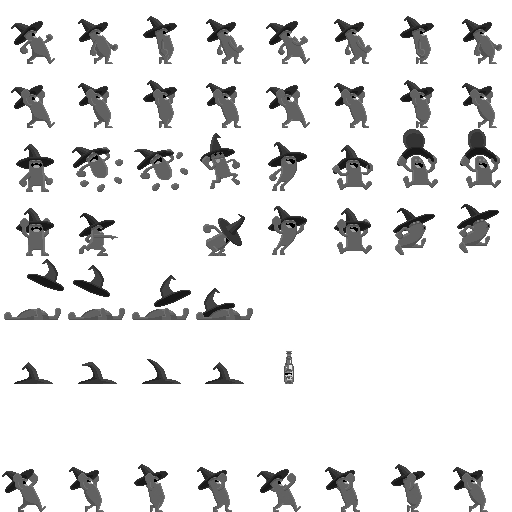
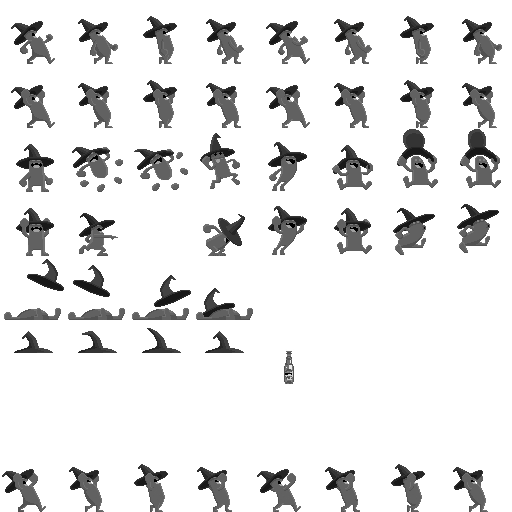
Layered file, before and after one edit (512 x 512). Changes by layer:
painted on "Capa 1" over left=14, top=328, right=244, bottom=384
